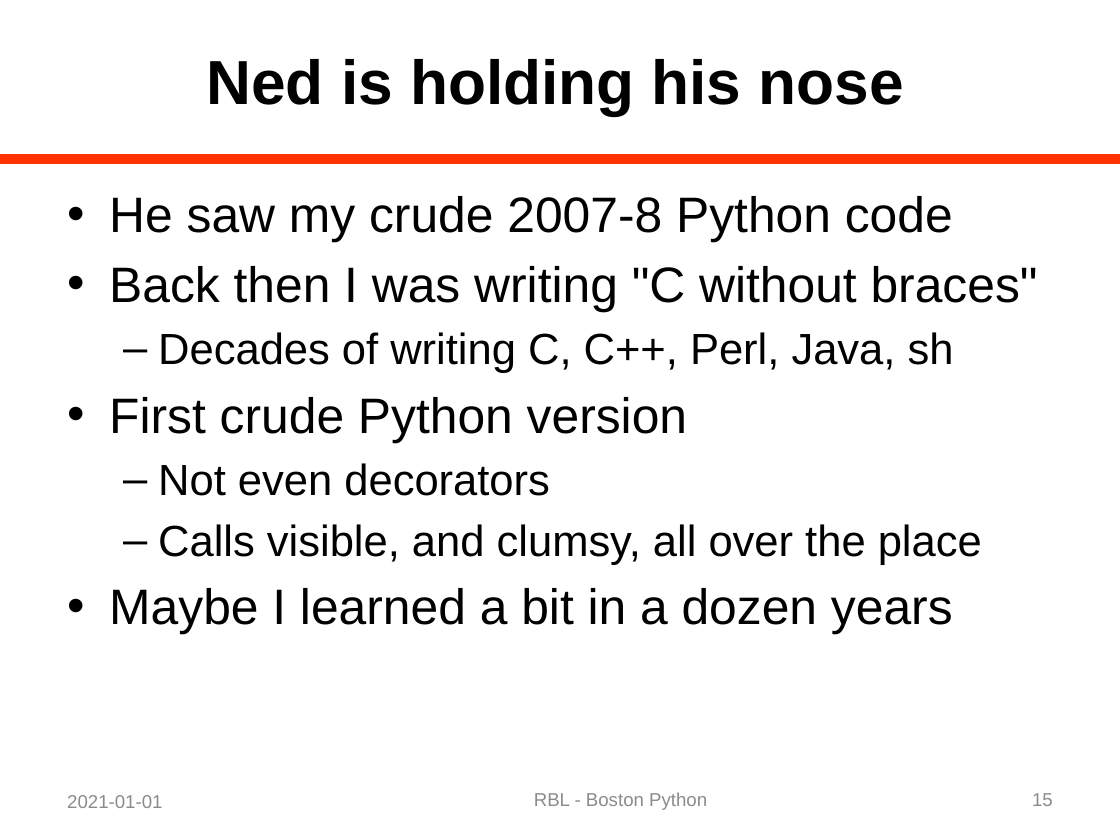
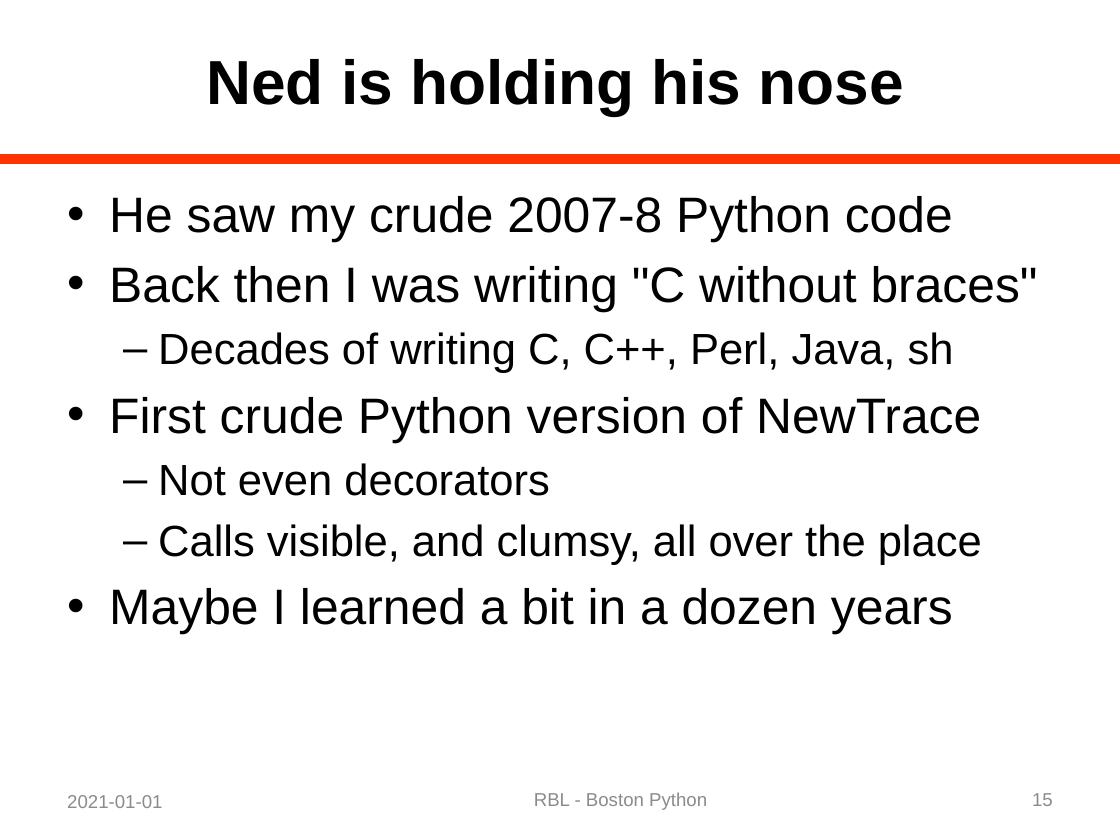
Before and after one commit to rblandau/NewTrace, a slide deck: slide 15 of docs/OfflineDebugging/A Dinosaur and a Python 02.pptx. Drawn at 1120x840 pixels with LibreOffice and Linux fonts; fonts in the diff are those of the drawing. Boxes give left, top, right and bottom in pixels: in the first picture for what was removed or moved away, otherwise in the second. Text is boxed around its words. In the diff, an @@ line names an element or a change of style, - is before the commit and + after.

```diff
--- a/docs/OfflineDebugging/A Dinosaur and a Python 02.pptx
+++ b/docs/OfflineDebugging/A Dinosaur and a Python 02.pptx
@@ text at (109,397,981,443): text changed @@
-• First crude Python version
+• First crude Python version of NewTrace
```
Also in this commit, not shown: 8 other slides changed, 15 slides removed, 4 other files.
